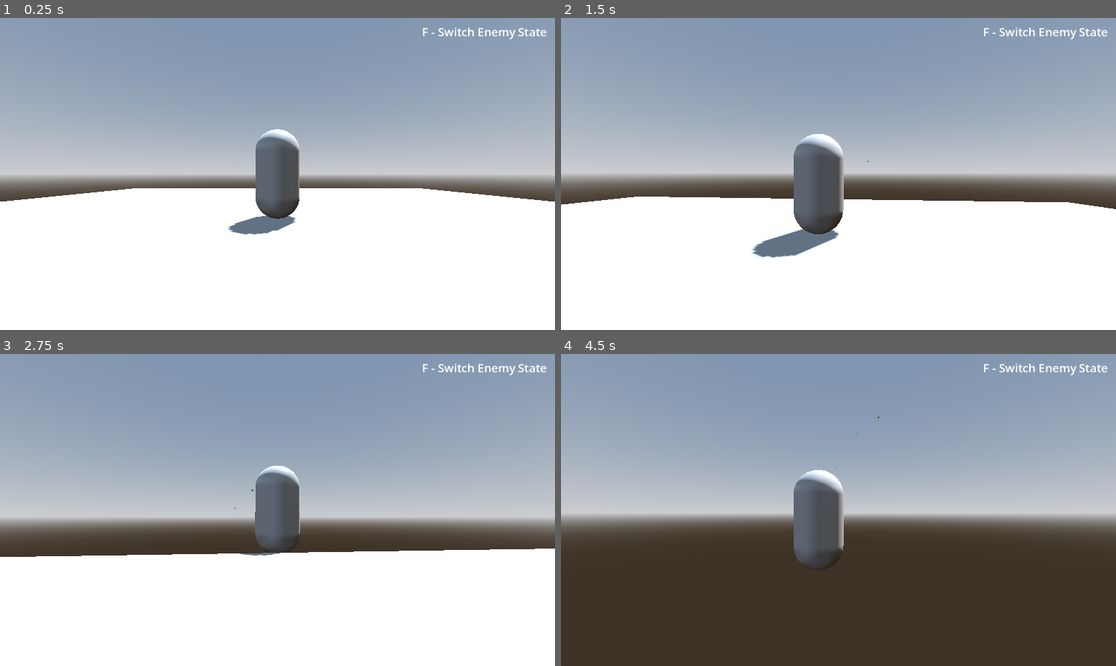
Above: before the commit, frames 1-4 (two rows, left to right).
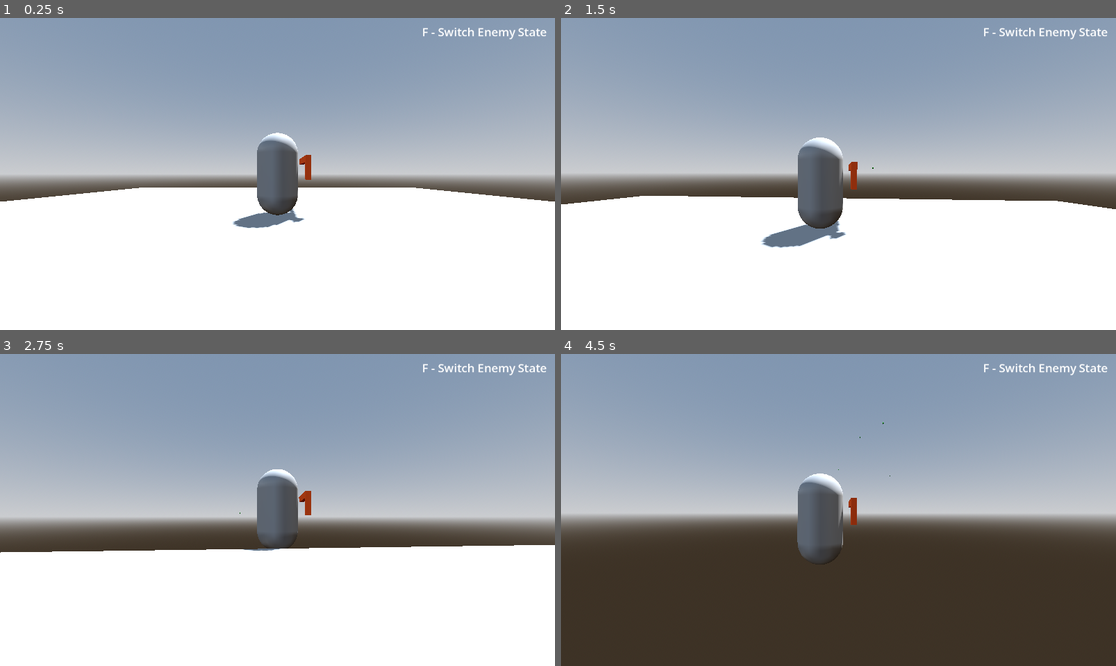
Above: after the commit, the same moments.

Repository: SoulPixelIV/space-egypt
Game: Godot game, scene res://Scenes/world.tscn
Two runs of this game, one before a commit and one after it. Both use one fixed random seed, a clock stepped at 60 frames per second and the inputs below.
Inputs (mouse positions are in pixels of both pictures, inside the frame that each line leads up to):
- Up to frame 1 (0.25 s): no input
- Up to frame 2 (1.5 s): tap Enter (ui_accept) at 0.5, 0.77 s; move the mouse to (866, 174) at 0.52 s; hold W (ui_up) from 0.53 s (still down); click (866, 174) at 0.6 s; move the mouse to (810, 174) at 1.27 s; right-click (810, 174) at 1.35 s
- Up to frame 3 (2.75 s): keep holding W (ui_up); tap Enter (ui_accept) at 1.52 s; click (249, 510) at 1.55 s; move the mouse to (288, 503) at 2.02 s; click (288, 503) at 2.1 s
- Up to frame 4 (4.5 s): keep holding W (ui_up); move the mouse to (832, 516) at 2.77 s; tap F (toggle_state) at 2.85 s; tap Enter (ui_accept) at 3.02, 3.77, 4.25 s; click (832, 516) at 3.05 s; move the mouse to (877, 513) at 3.52 s; click (877, 513) at 3.6 s; move the mouse to (794, 506) at 4.27 s; right-click (794, 506) at 4.35 s

The runs differ from the first frame. In frame 1, 1.0% of the frame differs, in the area x 25-75%, y 35-70%; in frame 2, 1.7%; in frame 3, 1.9%, in the area x 0-100%, y 35-66%; in frame 4, 0.7%.

Commit message:
Player can now destroy spotlights

Diff:
--- a/Prefabs/bullet.tscn
+++ b/Prefabs/bullet.tscn
@@ -8,9 +8,19 @@
 [sub_resource type="SphereMesh" id="SphereMesh_0oen4"]
 material = SubResource("StandardMaterial3D_7dga7")
 
+[sub_resource type="SphereShape3D" id="SphereShape3D_0oen4"]
+
 [node name="Bullet" type="Node3D" unique_id=1751423889]
 script = ExtResource("1_0oen4")
 
-[node name="MeshInstance3D" type="MeshInstance3D" parent="." unique_id=2143730024]
+[node name="Area3D" type="Area3D" parent="." unique_id=1433609659]
+
+[node name="MeshInstance3D" type="MeshInstance3D" parent="Area3D" unique_id=2143730024]
 transform = Transform3D(0.2, 0, 0, 0, 0.2, 0, 0, 0, 0.2, 0, 0, 0)
 mesh = SubResource("SphereMesh_0oen4")
+
+[node name="CollisionShape3D" type="CollisionShape3D" parent="Area3D" unique_id=343439201]
+transform = Transform3D(0.4, 0, 0, 0, 0.4, 0, 0, 0, 0.4, 0, 0, 0)
+shape = SubResource("SphereShape3D_0oen4")
+
+[connection signal="area_entered" from="Area3D" to="." method="_on_area_3d_area_entered"]
--- a/Scenes/world.tscn
+++ b/Scenes/world.tscn
@@ -22,6 +22,12 @@
 
 [sub_resource type="CapsuleMesh" id="CapsuleMesh_a02cp"]
 
+[sub_resource type="StandardMaterial3D" id="StandardMaterial3D_5ukr8"]
+albedo_color = Color(1, 0.34117648, 0, 1)
+
+[sub_resource type="BoxMesh" id="BoxMesh_o06y3"]
+material = SubResource("StandardMaterial3D_5ukr8")
+
 [sub_resource type="BoxMesh" id="BoxMesh_go701"]
 
 [sub_resource type="BoxShape3D" id="BoxShape3D_a02cp"]
@@ -33,11 +39,6 @@
 
 [sub_resource type="CapsuleShape3D" id="CapsuleShape3D_5a7ea"]
 
-[sub_resource type="StandardMaterial3D" id="StandardMaterial3D_8j60k"]
-albedo_color = Color(1, 1, 0, 1)
-
-[sub_resource type="CylinderMesh" id="CylinderMesh_fo5ed"]
-
 [sub_resource type="StandardMaterial3D" id="StandardMaterial3D_o06y3"]
 transparency = 1
 albedo_color = Color(1, 0.4392157, 1, 0.40392157)
@@ -48,6 +49,14 @@
 
 [sub_resource type="ConcavePolygonShape3D" id="ConcavePolygonShape3D_8j60k"]
 data = PackedVector3Array(0, 1, 0.5, 0.049, 1, 0.4976, 0, 0.59999996, 1, 0.049, 1, 0.4976, 0.098, 0.59999996, 0.9952, 0 …(61558 unchanged characters)…
+
+[sub_resource type="StandardMaterial3D" id="StandardMaterial3D_8j60k"]
+albedo_color = Color(1, 1, 0, 1)
+
+[sub_resource type="CylinderMesh" id="CylinderMesh_fo5ed"]
+
+[sub_resource type="CylinderShape3D" id="CylinderShape3D_fo5ed"]
+radius = 0.40722656
 
 [sub_resource type="StandardMaterial3D" id="StandardMaterial3D_fo5ed"]
 albedo_color = Color(0, 1, 0, 1)
@@ -68,7 +77,7 @@
 
 [node name="Camera" parent="." unique_id=1622088169 instance=ExtResource("1_go701")]
 unique_name_in_owner = true
-spring_length = 4.6
+spring_length = 5.0
 
 [node name="Player" type="CharacterBody3D" parent="." unique_id=1851812512 groups=["Player"]]
 transform = Transform3D(0.99999994, 0, 0, 0, 1, 0, 0, 0, 0.99999994, 0, 1.6182132, 0)
@@ -81,7 +90,18 @@
 [node name="MeshInstance3D" type="MeshInstance3D" parent="Player" unique_id=398864702]
 mesh = SubResource("CapsuleMesh_a02cp")
 
-[node name="Floor" type="MeshInstance3D" parent="." unique_id=341900278]
+[node name="MeshInstance3D2" type="MeshInstance3D" parent="Player" unique_id=1183232388]
+transform = Transform3D(-6.403819e-08, 0, 0.13014254, 0, 0.16417098, 0, -1.465023, 0, -5.6887117e-09, 0.7375337, 0.3710115, -0.5992892)
+mesh = SubResource("BoxMesh_o06y3")
+
+[node name="MeshInstance3D3" type="MeshInstance3D" parent="Player" unique_id=1649609583]
+transform = Transform3D(-6.565472e-09, 0, 0.1301424, 0, 0.58335, 0, -0.15020049, 0, -5.688706e-09, 0.7375332, 0.15775716, 0.05614191)
+mesh = SubResource("BoxMesh_o06y3")
+
+[node name="ShootPoint" type="Node3D" parent="Player" unique_id=1323301527]
+transform = Transform3D(0.99999946, 0, 0, 0, 1, 0, 0, 0, 0.99999946, 0.7399521, 0.36481762, -1.232539)
+
+[node name="Floor" type="MeshInstance3D" parent="." unique_id=341900278 groups=["solid"]]
 transform = Transform3D(20, 0, 0, 0, 1, 0, 0, 0, 20, 0, 0, 0)
 mesh = SubResource("BoxMesh_go701")
 
@@ -90,7 +110,7 @@
 [node name="CollisionShape3D" type="CollisionShape3D" parent="Floor/StaticBody3D" unique_id=1993549608]
 shape = SubResource("BoxShape3D_a02cp")
 
-[node name="Floor2" type="MeshInstance3D" parent="." unique_id=1020632174]
+[node name="Floor2" type="MeshInstance3D" parent="." unique_id=1020632174 groups=["solid"]]
 transform = Transform3D(27.35282, 0, 0, 0, 1, 0, 0, 0, 20, 27.780796, 2.813151, 7.3974504)
 mesh = SubResource("BoxMesh_go701")
 
@@ -99,7 +119,7 @@
 [node name="CollisionShape3D" type="CollisionShape3D" parent="Floor2/StaticBody3D" unique_id=1253384601]
 shape = SubResource("BoxShape3D_a02cp")
 
-[node name="Floor3" type="MeshInstance3D" parent="." unique_id=273055887]
+[node name="Floor3" type="MeshInstance3D" parent="." unique_id=273055887 groups=["solid"]]
 transform = Transform3D(6.92152, 0.14825736, 0, 3.7604253, -0.27288568, 0, 0, 0, 5.7538834, 10.766155, 1.3050983, 3.8441029)
 mesh = SubResource("BoxMesh_go701")
 
@@ -119,11 +139,6 @@
 [node name="CollisionShape3D" type="CollisionShape3D" parent="Enemy" unique_id=955679508]
 shape = SubResource("CapsuleShape3D_5a7ea")
 
-[node name="Lamp" type="MeshInstance3D" parent="Enemy" unique_id=152724931]
-transform = Transform3D(0.75, 0, 0, 0, -6.862688e-09, -0.75, 0, 0.157, -3.278354e-08, 0, 0.33434963, 0.47506905)
-material_override = SubResource("StandardMaterial3D_8j60k")
-mesh = SubResource("CylinderMesh_fo5ed")
-
 [node name="AreaOfSight" type="Area3D" parent="Enemy" unique_id=2020482848]
 
 [node name="LineOfSight" type="MeshInstance3D" parent="Enemy/AreaOfSight" unique_id=1972292839]
@@ -133,6 +148,17 @@
 [node name="CollisionShape3D" type="CollisionShape3D" parent="Enemy/AreaOfSight" unique_id=1012054860]
 transform = Transform3D(1, 0, 0, 0, -2.3138867e-07, 1.0000001, 0, -5.2935553, -4.3711392e-08, 0, 0.2706709, 5.455844)
 shape = SubResource("ConcavePolygonShape3D_8j60k")
+
+[node name="Spotlight" type="Area3D" parent="Enemy" unique_id=500249291 groups=["destructible"]]
+
+[node name="Lamp" type="MeshInstance3D" parent="Enemy/Spotlight" unique_id=152724931]
+transform = Transform3D(0.75, 0, 0, 0, -6.862688e-09, -0.75, 0, 0.157, -3.278354e-08, 0, 0.33434963, 0.47506905)
+material_override = SubResource("StandardMaterial3D_8j60k")
+mesh = SubResource("CylinderMesh_fo5ed")
+
+[node name="CollisionShape3D" type="CollisionShape3D" parent="Enemy/Spotlight" unique_id=86304797]
+transform = Transform3D(1, 0, 0, 0, -1.1054787e-08, -1, 0, 0.25290406, -4.371139e-08, 0.0042762756, 0.35218477, 0.44174337)
+shape = SubResource("CylinderShape3D_fo5ed")
 
 [node name="PatrolPoints" type="Node" parent="." unique_id=1858391586]
 
--- a/Scripts/Bullet.gd
+++ b/Scripts/Bullet.gd
@@ -5,3 +5,10 @@
 
 func _physics_process(delta):
 	global_position += direction * speed * delta
+
+func _on_area_3d_area_entered(area: Area3D) -> void:
+	if area.is_in_group("destructible"):
+		area.queue_free()
+
+	if area.is_in_group("solid"):
+		queue_free()
--- a/Scripts/Player_Movement.gd
+++ b/Scripts/Player_Movement.gd
@@ -6,6 +6,8 @@
 var camera: Node3D
 
 @export var bullet: PackedScene
+
+@onready var shoot_point = $ShootPoint
 
 func _ready() -> void:
 	camera = %Camera
@@ -44,9 +46,7 @@
 	var bullet_inst = bullet.instantiate()
 	get_tree().current_scene.add_child(bullet_inst)
 
-	# Position vor dem Spieler
-	var spawn_offset = -camera.global_transform.basis.z * 1.5
-	bullet_inst.global_position = global_position + spawn_offset + Vector3.UP * 1.2
+	bullet_inst.global_position = shoot_point.global_position
 
 	# Kamerarichtung
 	bullet_inst.direction = -camera.global_transform.basis.z
